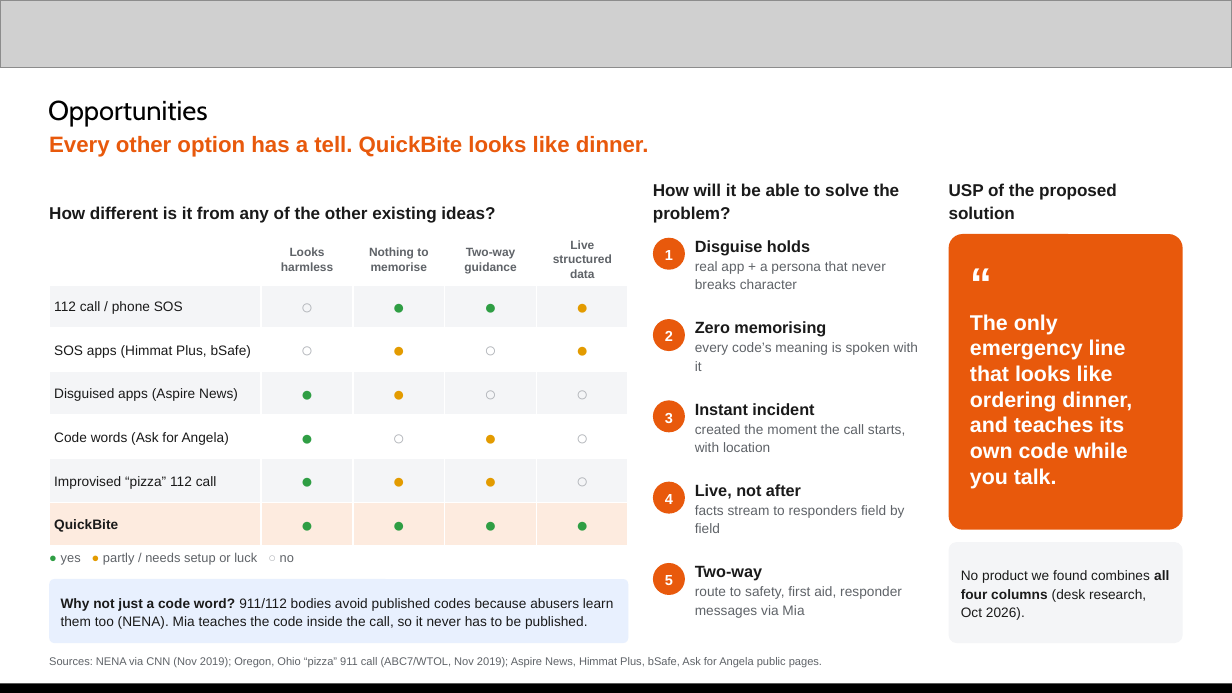
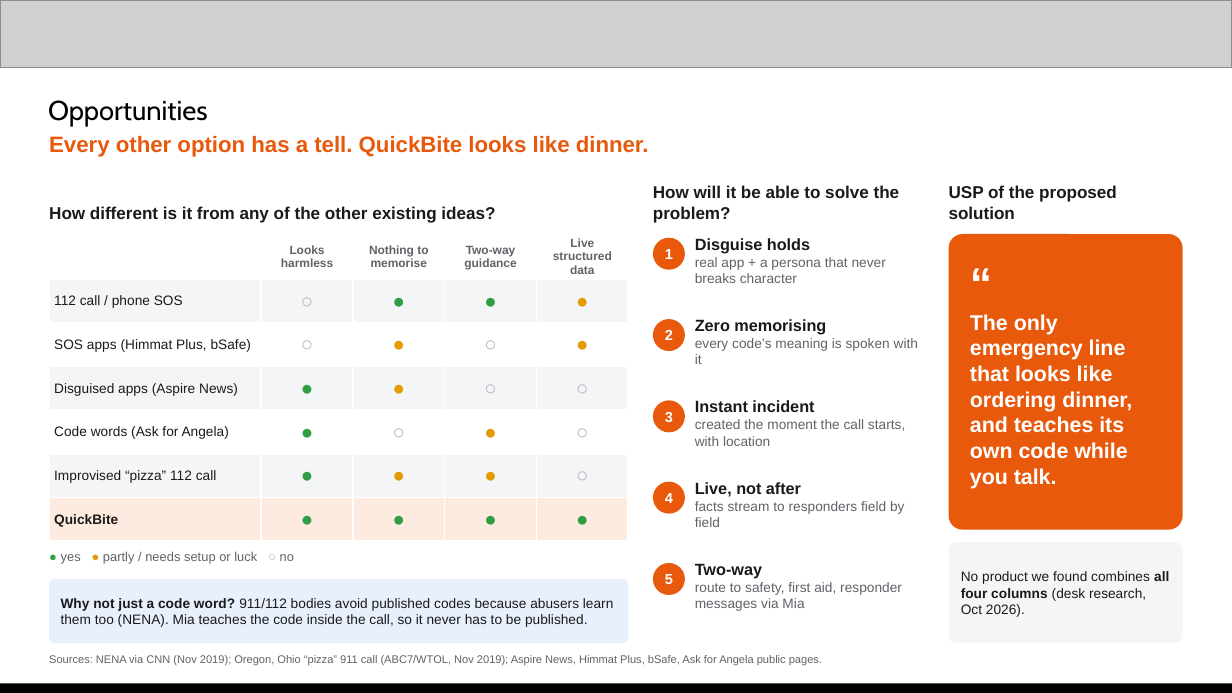
Before and after one commit to Jeevanvsan/ai_builder_hack, a slide deck: slide 3 of deck/QuickBite_Submission_Deck_NexMind_v2.pptx. Drawn at 1232x693 pixels with LibreOffice and Linux fonts; fonts in the diff are those of the drawing; grey boxes stand for pictures. Boxes give left, top, right and bottom in pixels: in the first picture for what was removed or moved away, otherwise in the second. Text is boxed around its words. In the diff, an @@ line names an element or a change of style, - is before the commit and + after.

```diff
--- a/deck/QuickBite_Submission_Deck_NexMind_v2.pptx
+++ b/deck/QuickBite_Submission_Deck_NexMind_v2.pptx
@@ table at (49, 234, 626, 545) @@
@@ line spacing 1.12 to 1 @@
@@ line spacing 1.12 to 1 in 10 elements at (653, 185, 900, 223), (949, 185, 1117, 219), (49, 579, 628, 643), (695, 238, 886, 283), (695, 319, 918, 364), (695, 400, 905, 446), (695, 482, 904, 527), (695, 563, 902, 611), (949, 542, 1183, 643), (49, 655, 822, 666) @@
```
Also in this commit, not shown: 14 other slides changed, 1 other file.
